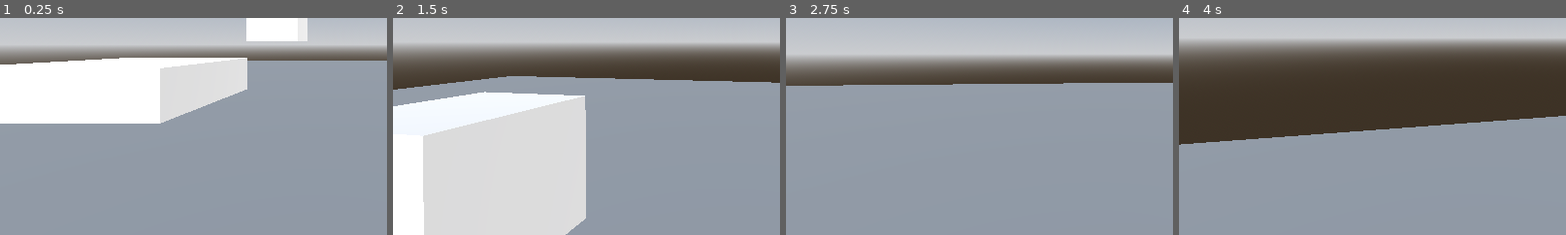
Above: before the commit, frames 1-4 (left to right).
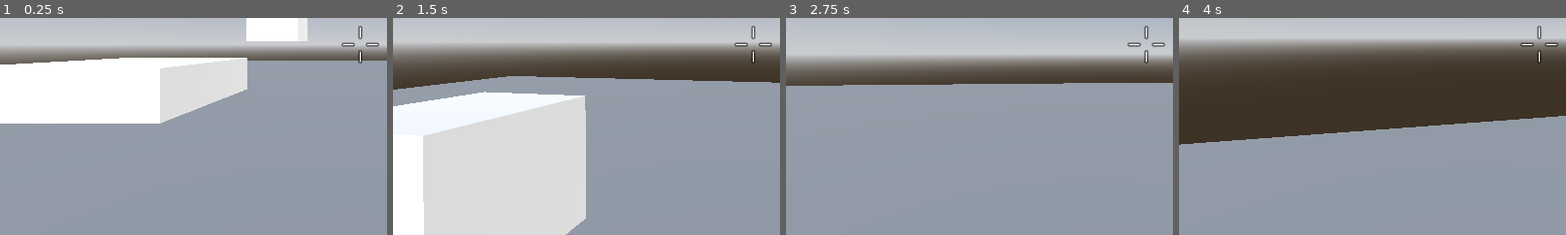
Above: after the commit, the same moments.

Repository: rsrasmu2/Brackeys2025
Game: Godot game, scene res://assets/test_environment/test_environment.tscn
The game is run twice, just before and just after one commit, with the same random seed, the same clock (stepped at 60 frames per second) and the same inputs. This scene is started directly instead of the project's main scene.
Inputs (mouse positions are % of the whole screen's width and height, from its top left):
- Up to frame 1 (0.25 s): no input
- Up to frame 2 (1.5 s): tap Enter at 0.5 s; move the mouse to (55, 50) at 0.52 s; press the mouse at (55, 50) at 0.53 s; hold W (move_forward) from 0.53 s (still down); tap Space (jump) at 0.77 s; move the mouse to (45, 50) at 1.27 s; release the mouse at (45, 50) at 1.28 s; click (45, 50) at 1.35 s
- Up to frame 3 (2.75 s): keep holding W (move_forward); tap Space (jump) at 1.52 s; move the mouse to (52, 48) at 2.02 s; press the mouse at (52, 48) at 2.03 s
- Up to frame 4 (4 s): keep holding W (move_forward); move the mouse to (49, 52) at 2.77 s; release the mouse at (49, 52) at 2.78 s; click (49, 52) at 2.85 s; tap Space (jump) at 3.02, 3.77 s; move the mouse to (57, 51) at 3.52 s; press the mouse at (57, 51) at 3.53 s
The pictures show only the part of the screen within x 4-53%, y 44-94%; the shares and areas given below are measured in that part.

The runs differ from the first frame. In frame 1, 0.3% of the frame differs, in the area x 88-98%, y 3-21%; in frame 2, 0.3%; in frame 3, 0.3%; in frame 4, 0.3%.

Commit message:
Add Crosshair

Diff:
--- a/assets/player/player.tscn
+++ b/assets/player/player.tscn
@@ -1,8 +1,9 @@
-[gd_scene load_steps=6 format=3 uid="uid://4hdasq5m51u7"]
+[gd_scene load_steps=7 format=3 uid="uid://4hdasq5m51u7"]
 
 [ext_resource type="Script" uid="uid://d0djxk6bebcvl" path="res://assets/player/mouse_rotation.gd" id="1_d6veg"]
 [ext_resource type="Script" uid="uid://dmbr33yr2d1ck" path="res://assets/player/player.gd" id="1_v2miy"]
 [ext_resource type="Script" uid="uid://saiatjsdyypn" path="res://assets/player/player_movement.gd" id="2_h6syq"]
+[ext_resource type="Texture2D" uid="uid://ceh4xbfgvp1x4" path="res://assets/player/crosshair012.png" id="2_ouxva"]
 
 [sub_resource type="BoxMesh" id="BoxMesh_d6veg"]
 size = Vector3(0.2, 0.2, 0.6)
@@ -20,6 +21,20 @@
 mesh = SubResource("BoxMesh_d6veg")
 skeleton = NodePath("../..")
 
+[node name="TextureRect" type="TextureRect" parent="Camera3D"]
+anchors_preset = 8
+anchor_left = 0.5
+anchor_top = 0.5
+anchor_right = 0.5
+anchor_bottom = 0.5
+offset_left = -20.0
+offset_top = -20.0
+offset_right = 20.0
+offset_bottom = 20.0
+grow_horizontal = 2
+grow_vertical = 2
+texture = ExtResource("2_ouxva")
+
 [node name="CollisionShape3D" type="CollisionShape3D" parent="."]
 transform = Transform3D(1, 0, 0, 0, 1, 0, 0, 0, 1, 0, 1, 0)
 shape = SubResource("CapsuleShape3D_hgb4b")
Binary file added: assets/player/crosshair012.png
Not shown, added: assets/player/crosshair012.png.import
